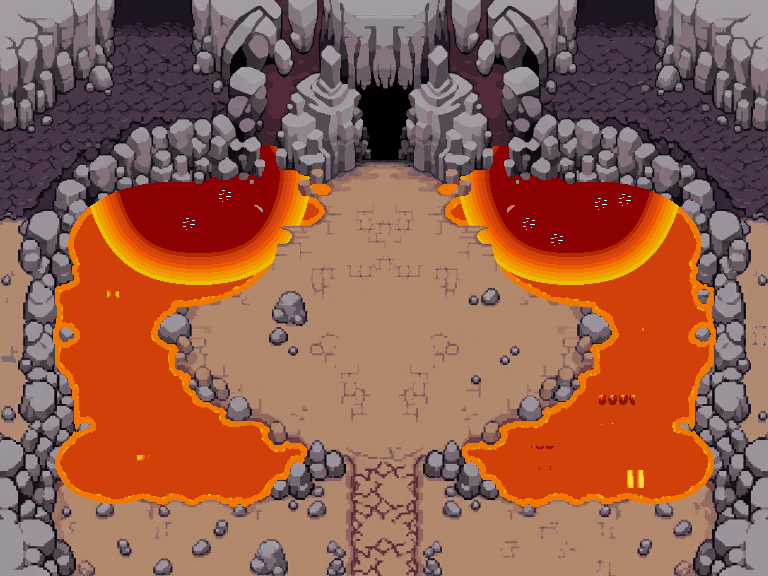
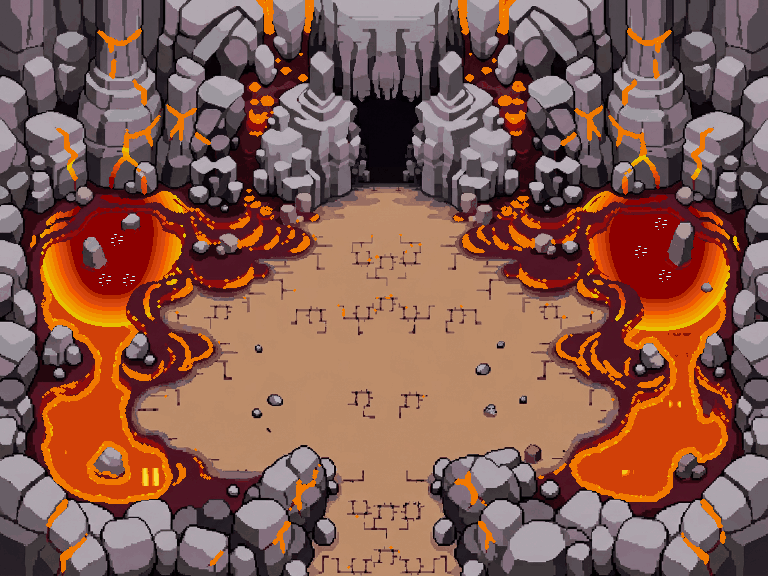
The second 768×576 image is a revision of the first. Changes to its layers:
painted on "10_profondeur" over [350, 51, 424, 167]
painted on "08_roche" over [0, 0, 768, 576]
painted on "07_berge" over [53, 175, 716, 516]
painted on "06_ombres" over [52, 164, 717, 576]
painted on "05_sable" over [63, 175, 706, 576]
painted on "04_sol_complet" over [0, 0, 768, 576]
painted on "03_flammes_f00" over [65, 290, 691, 488]
painted on "02_scintillements_lave_f00" over [99, 190, 671, 286]
painted on "01_lueur_lave_f00" over [40, 146, 738, 331]
painted on "00_lave_f00" over [30, 0, 740, 573]
